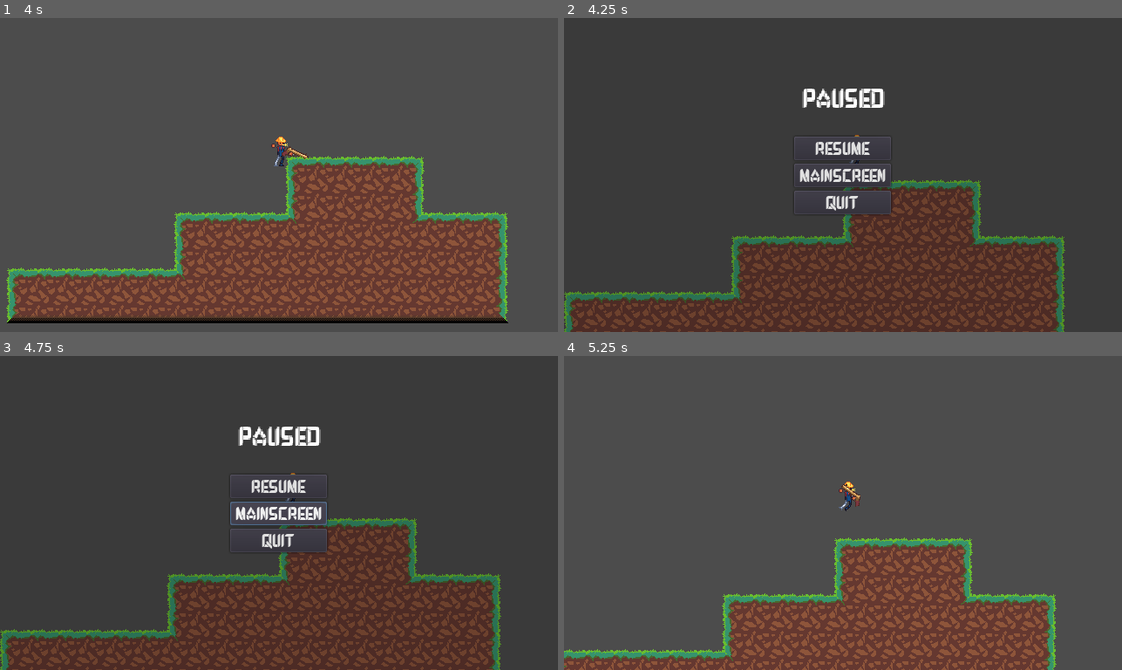
Above: before the commit, frames 1-4 (two rows, left to right).
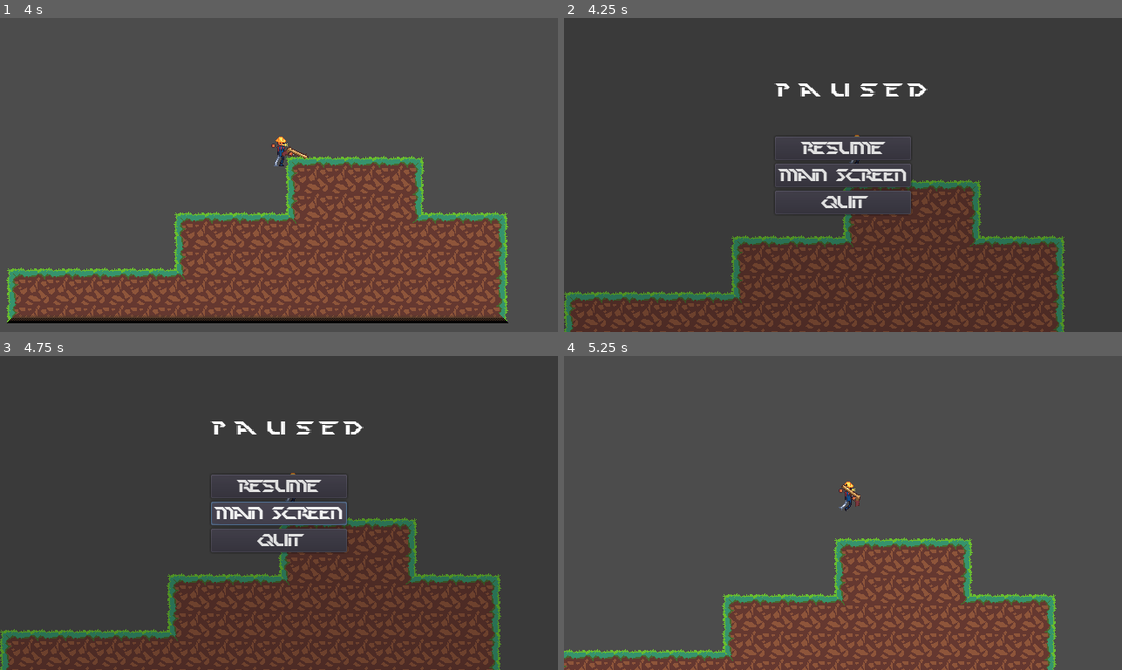
Above: after the commit, the same moments.

Repository: JamesDSource/Cyber-Gunslinger
Game: Godot game, scene res://Game/Game.tscn
Two runs of this game, one before a commit and one after it. Both use one fixed random seed, a clock stepped at 60 frames per second and the inputs below. The project has no main scene, so this scene is started directly. The engine's default icon, where the game draws it, is replaced by a stand-in: a white triangle on a blue panel in a dark square.
Inputs (mouse positions are in pixels of both pictures, inside the frame that each line leads up to):
- Up to frame 1 (4 s): tap Enter at 0.5 s; move the mouse to (401, 159) at 0.52 s; hold Right (Right) 0.53-2.03 s; tap W (Jump) at 0.77, 1.52, 3.02, 3.77 s; move the mouse to (167, 190) at 1.27 s; move the mouse to (334, 105) at 2.02 s; hold Left (Left) 2.03-2.78 s; move the mouse to (251, 237) at 2.77 s; hold Right (Right) from 2.78 s (still down); move the mouse to (446, 222) at 3.52 s
- Up to frame 2 (4.25 s): keep holding Right (Right); tap P (Pause) at 4.15 s
- Up to frame 3 (4.75 s): release Right (Right) at 4.25 s; click "Main Screen" at 4.25 s
- Up to frame 4 (5.25 s): click "Resume" at 5 s

Frame 1 is identical in both runs. In frame 2, 2.6% of the frame differs, in the area x 37-66%, y 20-63%; in frame 3, 2.7%; in frame 4, nothing differs.

Commit message:
pause menu

Diff:
--- a/Pause/Pause.gd
+++ b/Pause/Pause.gd
@@ -11,6 +11,8 @@
 	get_tree().paused = !get_tree().paused
 	visible = !visible
 
+func _on_MainScreen_pressed():
+	get_tree().change_scene("")
 
 func _on_Quit_pressed():
 	get_tree().quit()
--- a/Pause/Pause.tscn
+++ b/Pause/Pause.tscn
@@ -1,7 +1,7 @@
 [gd_scene load_steps=3 format=2]
 
 [ext_resource path="res://Pause/Pause.gd" type="Script" id=1]
-[ext_resource path="res://Pause/cyberfont.tres" type="DynamicFont" id=2]
+[ext_resource path="res://Pause/pdark.tres" type="DynamicFont" id=2]
 
 [node name="Pause" type="Control"]
 pause_mode = 2
@@ -20,16 +20,16 @@
 "_edit_use_anchors_": false
 }
 
-[node name="Label" type="Label" parent="BlackOverlay"]
+[node name="Pause" type="Label" parent="BlackOverlay"]
 anchor_left = 0.5
 anchor_right = 0.5
 margin_left = -75.0
 margin_top = 57.0
 margin_right = 27.0
 margin_bottom = 105.0
-rect_scale = Vector2( 1.5, 1.5 )
+rect_scale = Vector2( 1.2, 1.1 )
 custom_fonts/font = ExtResource( 2 )
-text = "Paused"
+text = "p a u s e d"
 align = 1
 valign = 1
 __meta__ = {
@@ -46,30 +46,32 @@
 }
 
 [node name="VBoxContainer" type="VBoxContainer" parent="BlackOverlay/CenterContainer"]
-margin_left = 263.0
+margin_left = 238.0
 margin_top = 135.0
-margin_right = 376.0
-margin_bottom = 224.0
+margin_right = 401.0
+margin_bottom = 235.0
 alignment = 1
 
 [node name="Resume" type="Button" parent="BlackOverlay/CenterContainer/VBoxContainer"]
-margin_right = 113.0
-margin_bottom = 27.0
+margin_top = 5.0
+margin_right = 163.0
+margin_bottom = 32.0
 custom_fonts/font = ExtResource( 2 )
 text = "Resume"
 
 [node name="MainScreen" type="Button" parent="BlackOverlay/CenterContainer/VBoxContainer"]
-margin_top = 31.0
-margin_right = 113.0
-margin_bottom = 58.0
+margin_top = 36.0
+margin_right = 163.0
+margin_bottom = 63.0
 custom_fonts/font = ExtResource( 2 )
 text = "Main Screen"
 
 [node name="Quit" type="Button" parent="BlackOverlay/CenterContainer/VBoxContainer"]
-margin_top = 62.0
-margin_right = 113.0
-margin_bottom = 89.0
+margin_top = 67.0
+margin_right = 163.0
+margin_bottom = 94.0
 custom_fonts/font = ExtResource( 2 )
 text = "Quit"
 [connection signal="pressed" from="BlackOverlay/CenterContainer/VBoxContainer/Resume" to="." method="_on_Resume_pressed"]
+[connection signal="pressed" from="BlackOverlay/CenterContainer/VBoxContainer/MainScreen" to="." method="_on_MainScreen_pressed"]
 [connection signal="pressed" from="BlackOverlay/CenterContainer/VBoxContainer/Quit" to="." method="_on_Quit_pressed"]
--- /dev/null
+++ b/Pause/pdark.tres
@@ -0,0 +1,7 @@
+[gd_resource type="DynamicFont" load_steps=2 format=2]
+
+[ext_resource path="res://Pause/pdark.ttf" type="DynamicFontData" id=1]
+
+[resource]
+size = 20
+font_data = ExtResource( 1 )
Not shown, changed: Logo/cyberredneck-transparent.png.import
Binary file added: Pause/pdark.ttf
Binary file removed: Pause/quit.PNG
Not shown, removed: Pause/quit.PNG.import
Binary file removed: Pause/resume.PNG
